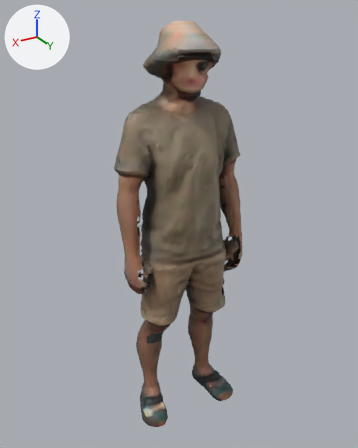
One commit to the glTF model public/models/ma/nhanvat/tp-007.glb: the scene before it, then after it.
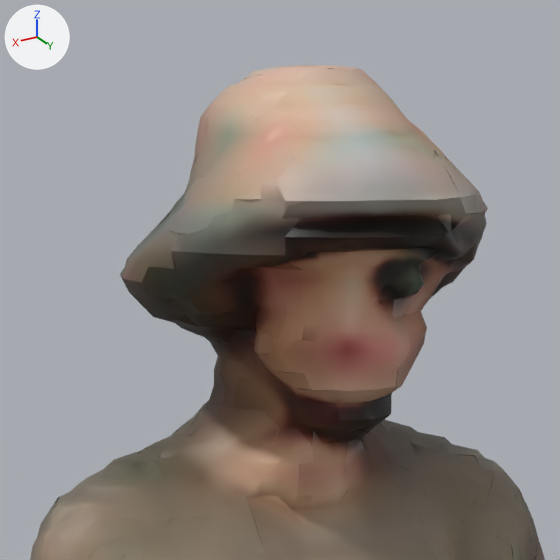
Each version appears first whole from a 50 mm camera at (1.01, 1.634, 1.782) aimed at (-0.001, -0.05, 0.94), and next in a close-up on the part from 33% to 66% of the width and 1% to 28% of the height. Arrows for +X, +Y and +Z are at upper left; the lights stay in place. The last two pictures show the newer version. Vertices at exactly the same position are counted once.

In view in the first close-up: 'Body'.
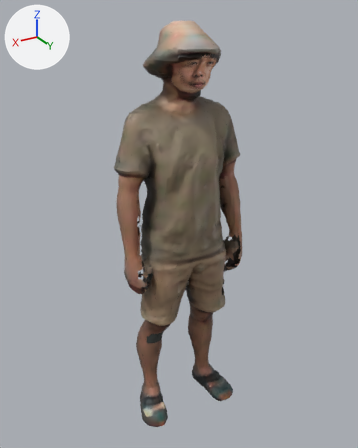
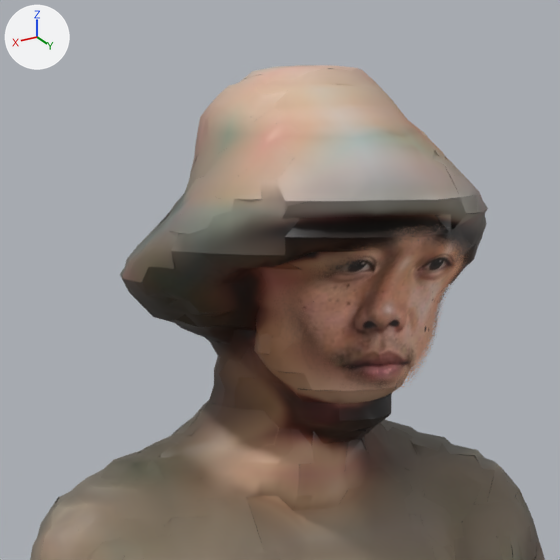
Diff of the bpy script that builds the scene:
```diff
--- a/public/models/ma/nhanvat/tp-007.glb.py
+++ b/public/models/ma/nhanvat/tp-007.glb.py
@@ img_mat_2d @@
+img_mat_2d = load_image('mat-2d', '_unpacked/mat-2d', 512, 512, 'sRGB')
@@ mat_face2d @@
+mat_face2d = bpy.data.materials.new('Face2D')
+# uses the picture img_mat_2d
@@ me_body @@
 # used by ob_body; location = (0.0, 0.0, 0.0)
-me_body.from_pydata(...)  # 11218 vertices, 15454 faces; spans x -0.28..0.28, y -0.17..0.13, z 0.0..1.75
+me_body.from_pydata(...)  # 12170 vertices, 17236 faces; spans x -0.28..0.28, y -0.17..0.13, z 0.0..1.75
+# me_body part 1: a new loose piece of 952 vertices spanning x -0.09..0.08, y 0.03..0.13, z 1.52..1.66, in mat_face2d
 me_body.materials.append(mat_body)
 me_body.materials.append(mat_lining)
+me_body.materials.append(mat_face2d)
```

Changed parts and their boxes [x1, y1, x2, y2] in the close-ups (560 x 560 px):
part 1 of me_body, added (brown)
    after: [272, 225, 470, 394]
